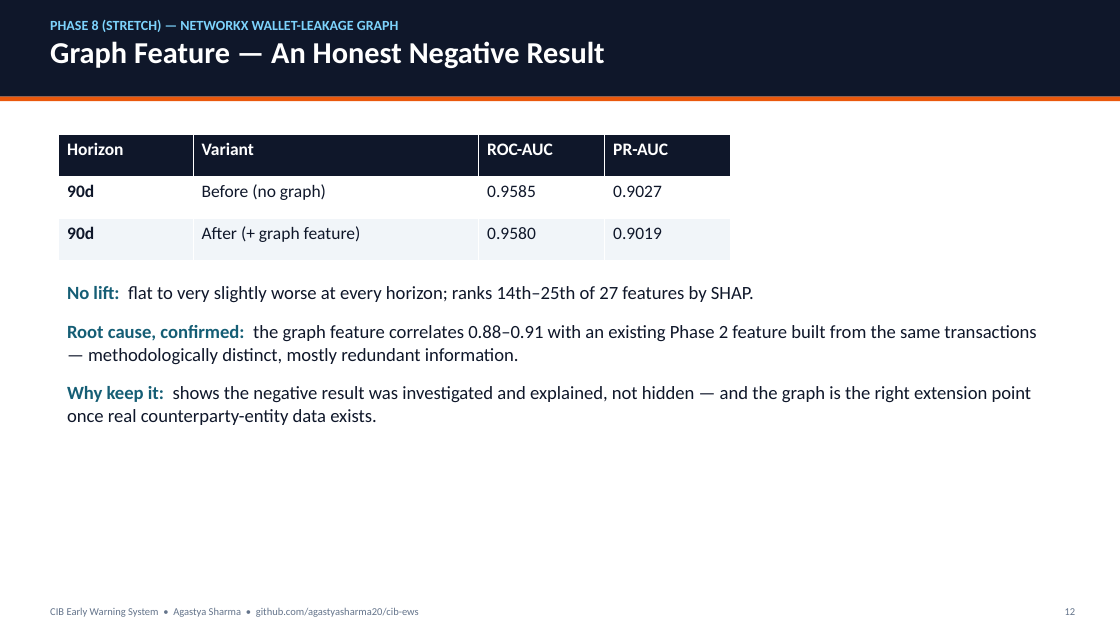
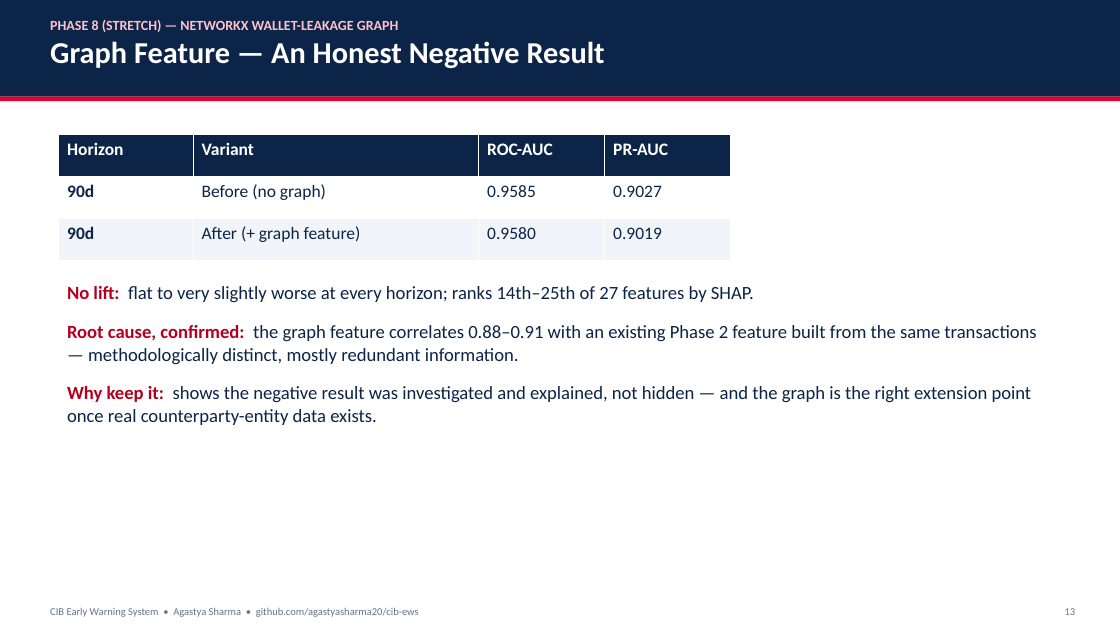
Before and after one commit to agastyasharma20/cib-ews, a slide deck: slide 13 of docs/CIB_EWS_Presentation.pptx (slide 12 before the commit). Drawn at 1120x630 pixels with LibreOffice and Linux fonts; fonts in the diff are those of the drawing. Boxes give left, top, right and bottom in pixels: in the first picture for what was removed or moved away, otherwise in the second. Text is boxed around its words. In the diff, an @@ line names an element or a change of style, - is before the commit and + after.

```diff
--- a/docs/CIB_EWS_Presentation.pptx
+++ b/docs/CIB_EWS_Presentation.pptx
@@ rectangle at [0, 0, 1120, 97]: fill #0F172A to #0B2447 @@
@@ text at [50, 20, 398, 32]: text colour #7DD3FC to #FFC1CC in "PHASE 8 (STRETCH) — NETWORKX WALLET-LEAKAGE GRAPH" @@
@@ rectangle at [0, 97, 1120, 102]: fill #EA580C to #E4002B @@
@@ table at [59, 134, 731, 260] @@
@@ fill #0F172A to #0B2447 in row 1 @@
@@ text colour #0F172A to #0B2447 in "90d", "Before (no graph)", "0.9585", "0.9027" and 4 more places @@
@@ text "No lift: flat to very ..." at [67, 286, 1036, 425]: text colour #155E75 to #B3001F in "No lift:", "Root cause, confirmed:", "Why keep it:"; text colour #0F172A to #0B2447 @@
```
Also in this commit, not shown: 14 other slides changed, 3 slides added, 1 other file.
